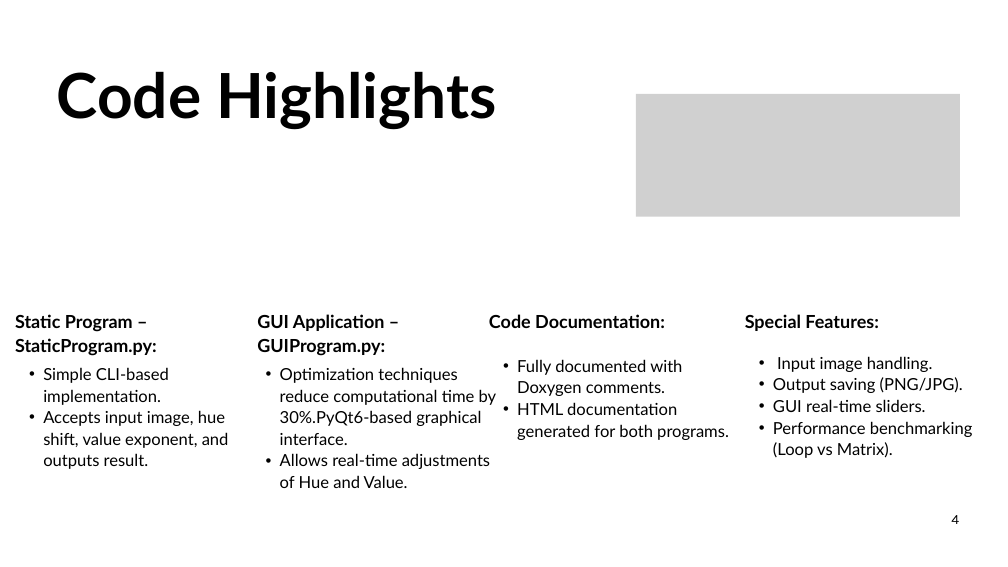
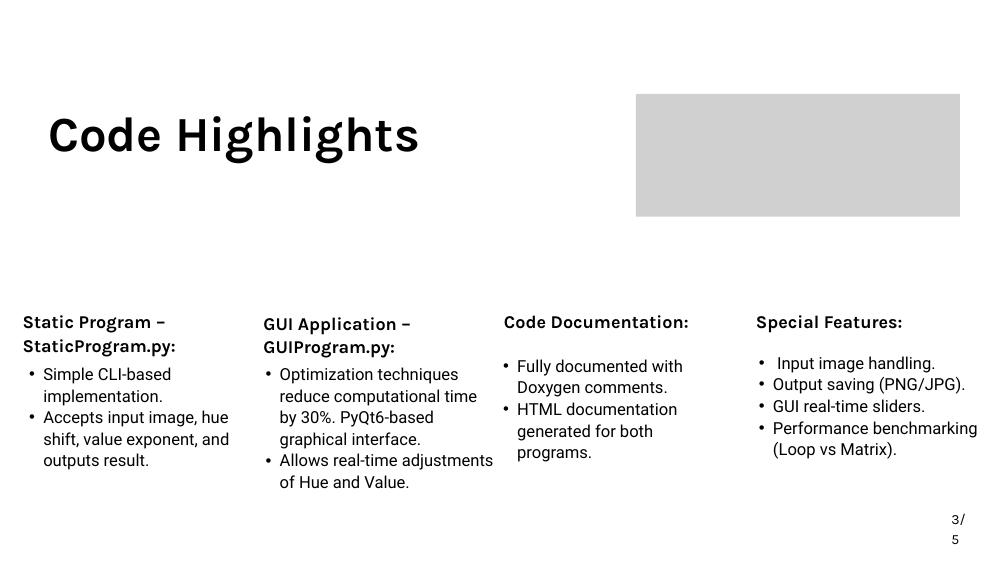
Before and after one commit to aaref5720/HSV-Adjustment-Tool, a slide deck: slide 4 of Presentation.pptx. Drawn at 1008x567 pixels with LibreOffice and Linux fonts; fonts in the diff are those of the drawing; grey boxes stand for pictures. Boxes give left, top, right and bottom in pixels: in the first picture for what was removed or moved away, otherwise in the second. Text is boxed around its words. In the diff, an @@ line names an element or a change of style, - is before the commit and + after.

```diff
--- a/Presentation.pptx
+++ b/Presentation.pptx
@@ text "Code Highlights": place and size @@
-text "Code Highlights" at box(57, 71, 496, 130)
+text "Code Highlights" at box(48, 116, 420, 162)
@@ text "Code Highlights" at box(48, 116, 420, 162): size 88.9 to 70 pt, font Lato to Karla @@
@@ text "Static Program – StaticProgram.py:": place and size @@
-text "Static Program – StaticProgram.py:" at box(15, 314, 157, 356)
+text "Static Program – StaticProgram.py:" at box(23, 315, 176, 357)
@@ font Lato to Karla in 4 elements at box(23, 315, 176, 357), box(263, 317, 397, 358), box(756, 315, 903, 333), box(504, 315, 689, 329) @@
@@ text "Code Documentation:": place and size @@
-text "Code Documentation:" at box(489, 314, 665, 328)
+text "Code Documentation:" at box(504, 315, 689, 329)
@@ text "Special Features:": place and size @@
-text "Special Features:" at box(745, 314, 878, 331)
+text "Special Features:" at box(756, 315, 903, 333)
@@ font Lato to Roboto in 3 elements at box(43, 367, 229, 470), box(517, 359, 683, 462), box(773, 356, 978, 459) @@
@@ text at box(280, 367, 478, 449): text changed; font Lato to Roboto @@
-  • Optimization techniques reduce computational time by 30%.PyQt6-based graphical interface.
+  • Optimization techniques reduce computational time by 30%. PyQt6-based graphical interface.
@@ text at box(280, 453, 494, 488): font Lato to Roboto in "Allows real-time adjustments of Hue and Value." @@
@@ text at box(951, 513, 965, 544): text changed @@
-4
+3/5
```
Also in this commit, not shown: 5 other slides changed, 1 slide added, 1 slide removed.
